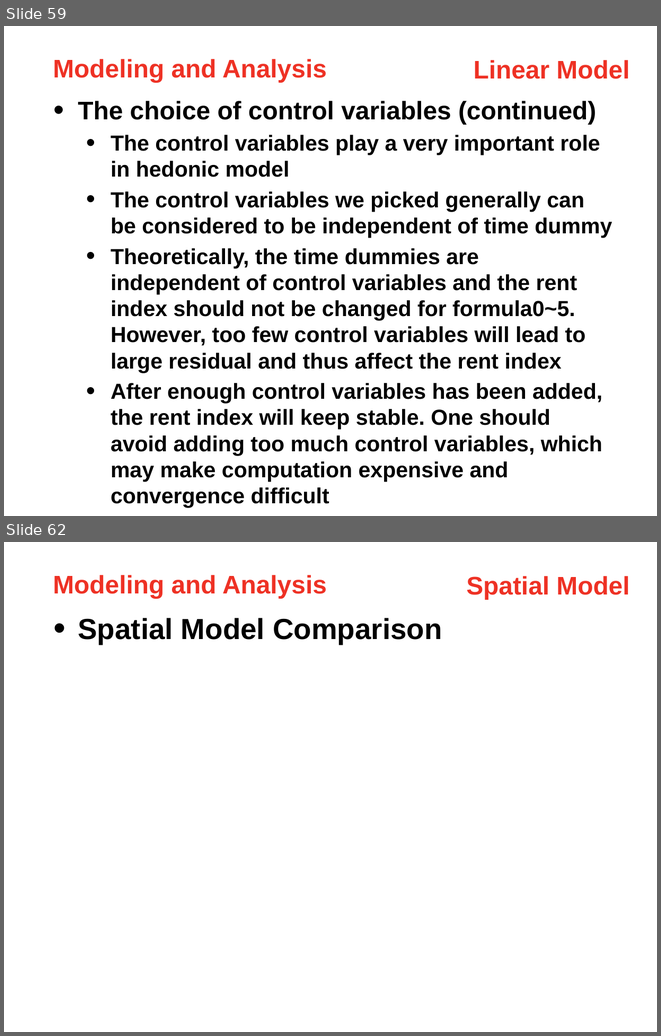
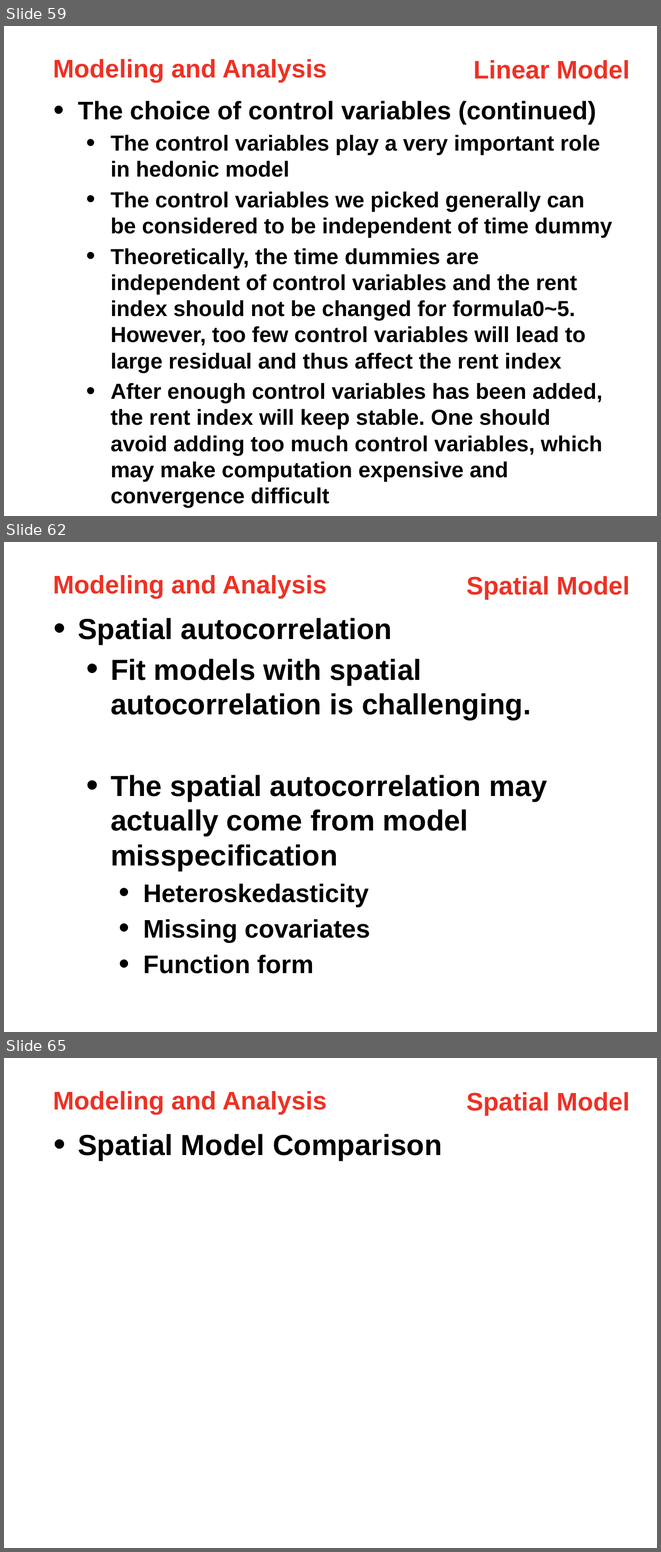
Before and after one commit to linghend/PPR, a slide deck: RentIndex/6_Presentation/RentIndex.pptx. Shown one above the other, each under a label of ours: slides 59 and 62 before the commit, slides 59, 62 and 65 after it; the slides between them are not shown. The pictures are 661x1036 and 661x1552 pixels, drawn with LibreOffice and Linux fonts; fonts in the diff are those of the drawing. Boxes give left, top, right and bottom in pixels: in the first picture for what was removed or moved away, otherwise in the second. Text is boxed around its words. In the diff, an @@ line names an element or a change of style, - is before the commit and + after.

```diff
--- a/RentIndex/6_Presentation/RentIndex.pptx
+++ b/RentIndex/6_Presentation/RentIndex.pptx
@@ slide 62 added at [4,542,657,1032], background #FFFFFF @@
@@ text added at [53,575,327,598], 28 pt, text #EE3124, bold @@
+Modeling and Analysis
@@ text added at [466,576,629,599], 28 pt, text #EE3124, bold @@
+Spatial Model
@@ text added at [78,618,548,973], 32 pt, text #000000, bold @@
+• Spatial autocorrelation
+  • Fit models with spatial autocorrelation is challenging.
+  • The spatial autocorrelation may actually come from model misspecification
+    • Heteroskedasticity
+    • Missing covariates
+    • Function form
@@ what was slide 62 is now slide 65 @@
```
Also in this commit, not shown: 3 slides changed, 2 other slides added, 4 other files.
